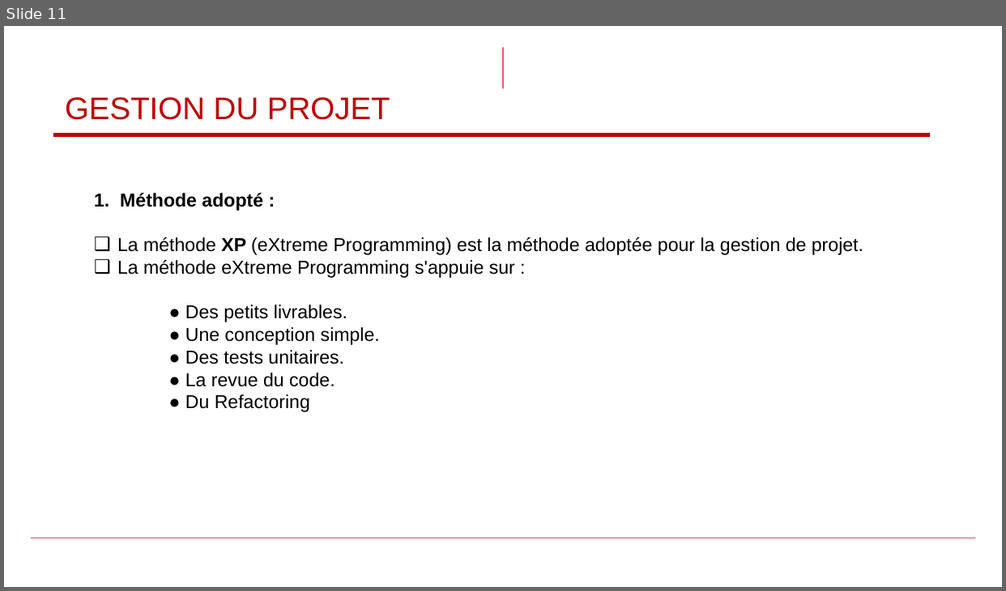
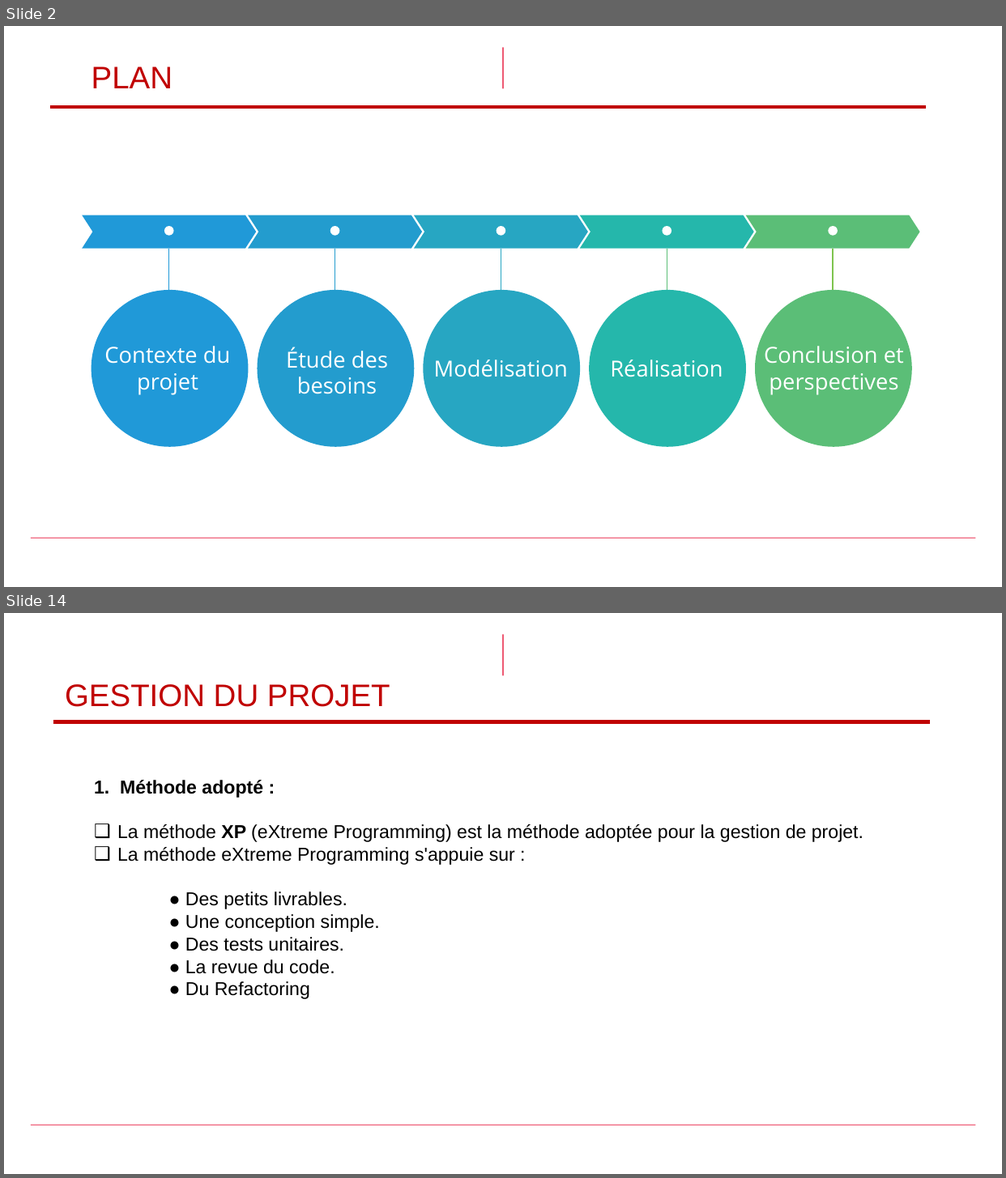
Before and after one commit to zwdOr20/PFE, a slide deck: first_presentation_1.1.pptx. Shown one above the other, each under a label of ours: slide 11 before the commit, slides 2 and 14 after it; the slides between them are not shown. The pictures are 1006x591 and 1006x1178 pixels, drawn with LibreOffice and Linux fonts; fonts in the diff are those of the drawing; background and template pictures are left out. Boxes give left, top, right and bottom in pixels: in the first picture for what was removed or moved away, otherwise in the second. Text is boxed around its words. In the diff, an @@ line names an element or a change of style, - is before the commit and + after.

```diff
--- a/first_presentation_1.1.pptx
+++ b/first_presentation_1.1.pptx
@@ slide 2 added at [4, 26, 1002, 587], background #FFFFFF; not listed: 2 template elements that a slide beside it also shows @@
@@ title added at [91, 66, 172, 88], 30 pt, text #C00000 @@
+PLAN
@@ line added from (49, 107) to (927, 107), #C00000 3.5 pt @@
@@ chevron added at [82, 216, 256, 248], fill #2099D8 @@
@@ chevron added at [248, 216, 423, 248], fill #239CCE @@
@@ chevron added at [414, 216, 589, 248], fill #27A6C2 @@
@@ chevron added at [580, 216, 754, 248], fill #25B7AB @@
@@ chevron added at [746, 216, 920, 248], fill #5BBE77 @@
@@ ellipse added at [164, 226, 174, 236], fill #FFFFFF @@
@@ ellipse added at [330, 226, 340, 236], fill #FFFFFF @@
@@ ellipse added at [496, 226, 506, 236], fill #FFFFFF @@
@@ ellipse added at [662, 226, 671, 236], fill #FFFFFF @@
@@ ellipse added at [829, 226, 838, 236], fill #FFFFFF @@
@@ line added from (168, 290) to (168, 248), #2099D8 1 pt @@
@@ line added from (335, 290) to (335, 248), #239CCE 1 pt @@
@@ line added from (501, 290) to (501, 248), #27A6C2 1 pt @@
@@ line added from (667, 290) to (667, 248), #5BBE77 1 pt @@
@@ line added from (833, 290) to (833, 248), #7EC44E 1 pt @@
@@ ellipse added at [91, 290, 248, 447], fill #2099D8 @@
@@ ellipse added at [257, 290, 414, 447], fill #239CCE @@
@@ ellipse added at [424, 290, 581, 447], fill #27A6C2 @@
@@ ellipse added at [590, 290, 747, 447], fill #25B7AB @@
@@ ellipse added at [755, 290, 912, 447], fill #5BBE77 @@
@@ text added at [104, 346, 230, 395], 21.3 pt, text #FFFFFF @@
+Contexte du projet
@@ text added at [286, 347, 388, 395], 21.3 pt, text #FFFFFF @@
+Étude des besoins
@@ text added at [434, 360, 568, 378], 21.3 pt, text #FFFFFF @@
+Modélisation
@@ text added at [610, 360, 722, 378], 21.3 pt, text #FFFFFF @@
+Réalisation
@@ text added at [764, 346, 904, 395], 21.3 pt, text #FFFFFF @@
+Conclusion et perspectives
@@ what was slide 11 is now slide 14 @@
```
Also in this commit, not shown: 8 slides changed, 7 other slides added, 4 slides removed, 15 other files.
